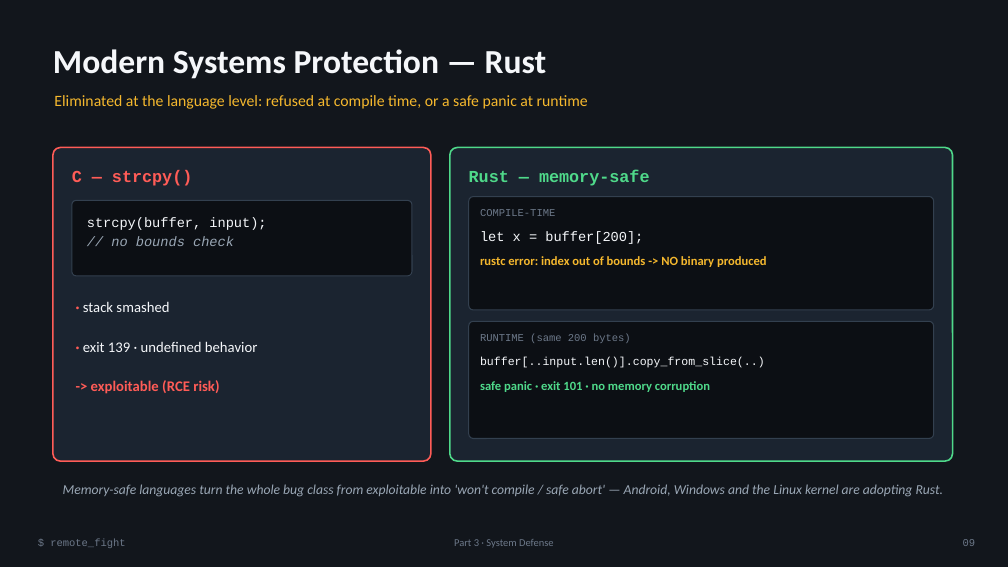
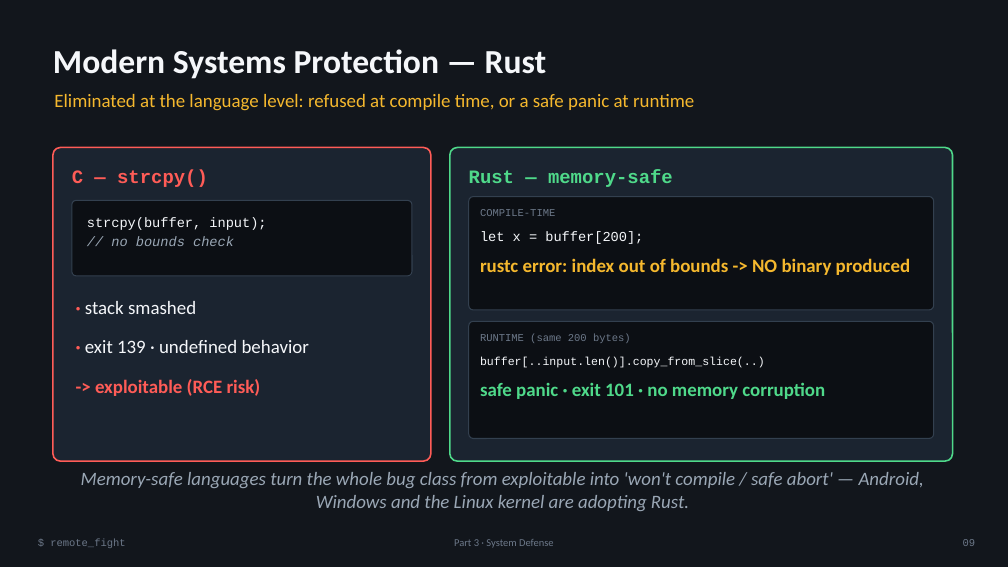
Before and after one commit to happyfishskin/remote_fight, a slide deck: slide 10 of report_en.pptx. Drawn at 1008x567 pixels with LibreOffice and Linux fonts; fonts in the diff are those of the drawing. Boxes give left, top, right and bottom in pixels: in the first picture for what was removed or moved away, otherwise in the second. Text is boxed around its words. In the diff, an @@ line names an element or a change of style, - is before the commit and + after.

```diff
--- a/report_en.pptx
+++ b/report_en.pptx
@@ text "Eliminated at the language level: ..." at [54, 94, 694, 111]: size 15 to 18 pt @@
@@ text "C — strcpy()" at [72, 170, 208, 187]: size 16 to 18 pt @@
@@ text "Rust — memory-safe" at [469, 170, 673, 187]: size 16 to 18 pt @@
@@ text "rustc error: index out of ..." at [480, 258, 911, 275]: size 12 to 18 pt @@
@@ size 14 to 18 pt in 3 elements at [85, 301, 196, 314], [85, 340, 309, 353], [95, 379, 261, 396] @@
@@ text "safe panic · exit 101 ..." at [480, 382, 825, 399]: size 12 to 18 pt @@
@@ text "Memory-safe languages turn the whole ..." at [81, 472, 924, 511]: size 13 to 18 pt @@
```
Also in this commit, not shown: 13 other slides changed, 1 other file.
